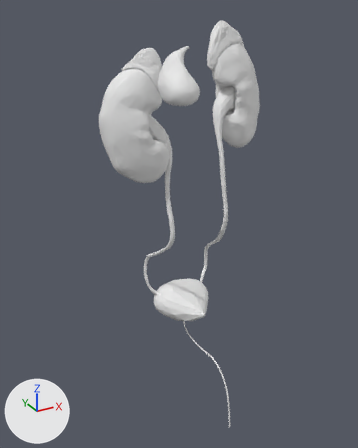
Before and after pictures for a commit that changed the glTF model public/models/urinary.glb.
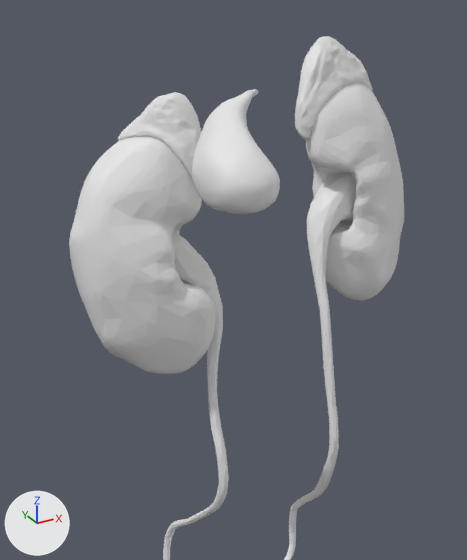
The first picture shows the older version from a camera (50 mm lens) standing at (-0.2409, -0.508, 1.1212) and looking at (-0.0187, -0.1039, 0.9191). The close-ups show the older and then the newer version on the part from 18% to 81% of the width and 1% to 61% of the height of that picture. Only the edits that show in the close-ups are written down. Every picture has the same lights, and +X, +Y and +Z are marked at lower left.

Script lines for the objects in view, before the commit:
```python
me_mesh_0 = bpy.data.meshes.new('Mesh_0')
me_mesh_0.from_pydata(...)  # 1200 vertices, 2396 faces; spans x -0.0633..-0.0268, y -0.1786..-0.1302, z 1.0511..1.0915
me_mesh_4 = bpy.data.meshes.new('Mesh_4')
me_mesh_4.from_pydata(...)  # 1493 vertices, 2982 faces; spans x 0.0328..0.0904, y -0.1002..-0.0596, z 0.9845..1.0904
me_mesh_5 = bpy.data.meshes.new('Mesh_5')
me_mesh_5.from_pydata(...)  # 964 vertices, 1924 faces; spans x -0.073..-0.009, y -0.119..-0.06, z 0.811..1.057
ob_fj2817 = bpy.data.objects.new('FJ2817', me_mesh_0)
ob_fj2817.location = (0.0, 0.0, 0.0)
ob_fj3145 = bpy.data.objects.new('FJ3145', me_mesh_4)
ob_fj3145.location = (0.0, 0.0, 0.0)
ob_fj3146 = bpy.data.objects.new('FJ3146', me_mesh_5)
ob_fj3146.location = (0.0, 0.0, 0.0)
# also in view: 'FJ3129' at (0.0514, -0.0732, 1.0858); 'FJ3130' at (-0.0466, -0.0887, 1.0667); 'FJ3144' at (0.0513, -0.0907, 0.9453); 'FJ3147' at (-0.059, -0.0883, 1.019)
```
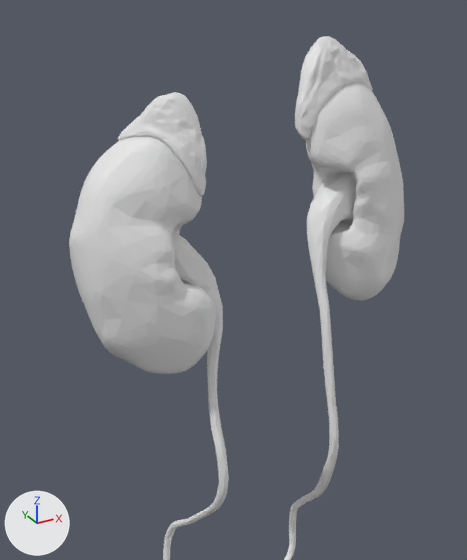
Pixel boxes [x1, y1, x2, y2] of what changed, in the close-ups (467 x 560 px):
'FJ2817', deleted
    before: [192, 89, 280, 214]

What changed in the scene script:
```text
Remove ob_fj2817:
    ob_fj2817 = bpy.data.objects.new('FJ2817', me_mesh_0)
    ob_fj2817.location = (0.0, 0.0, 0.0)
```
